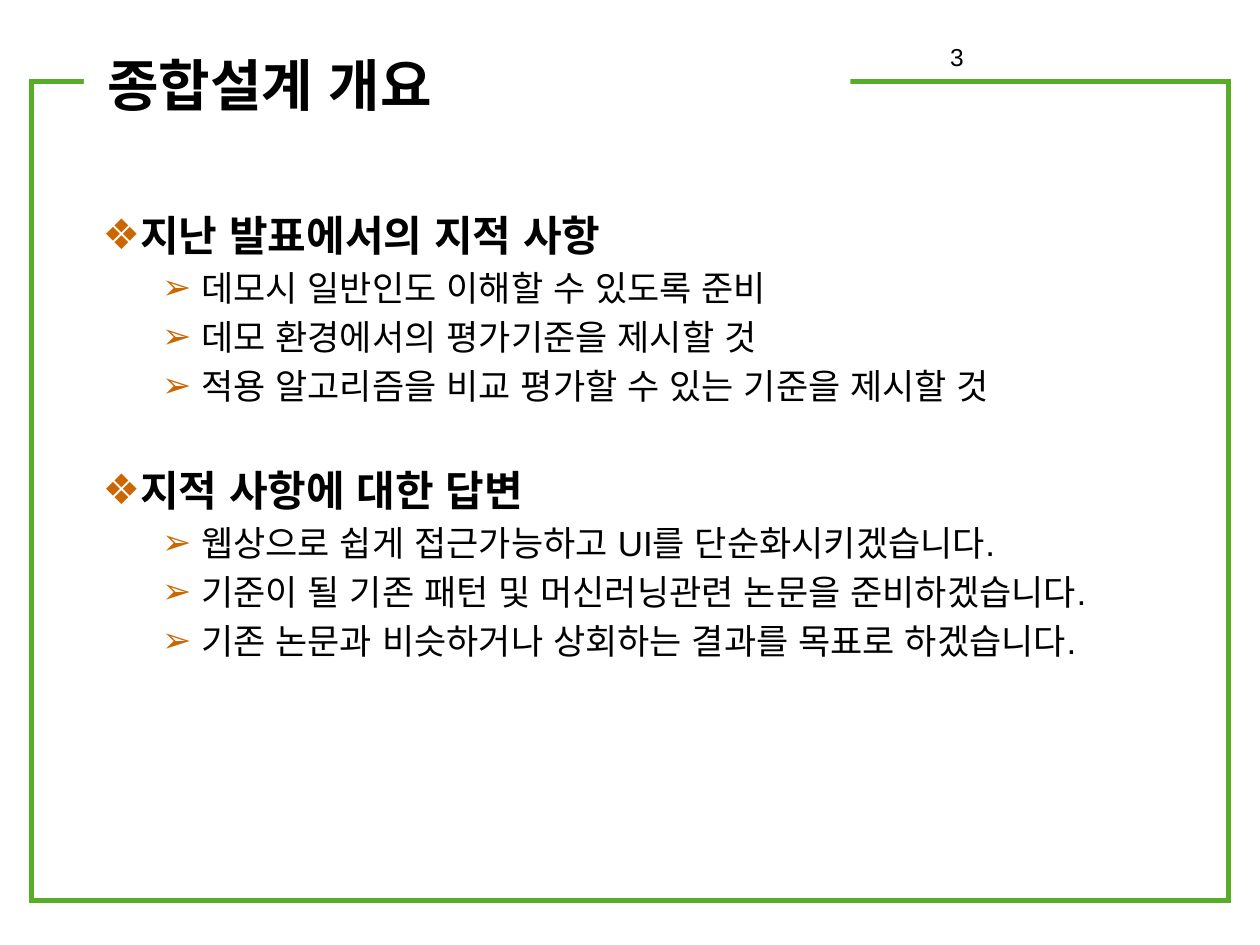
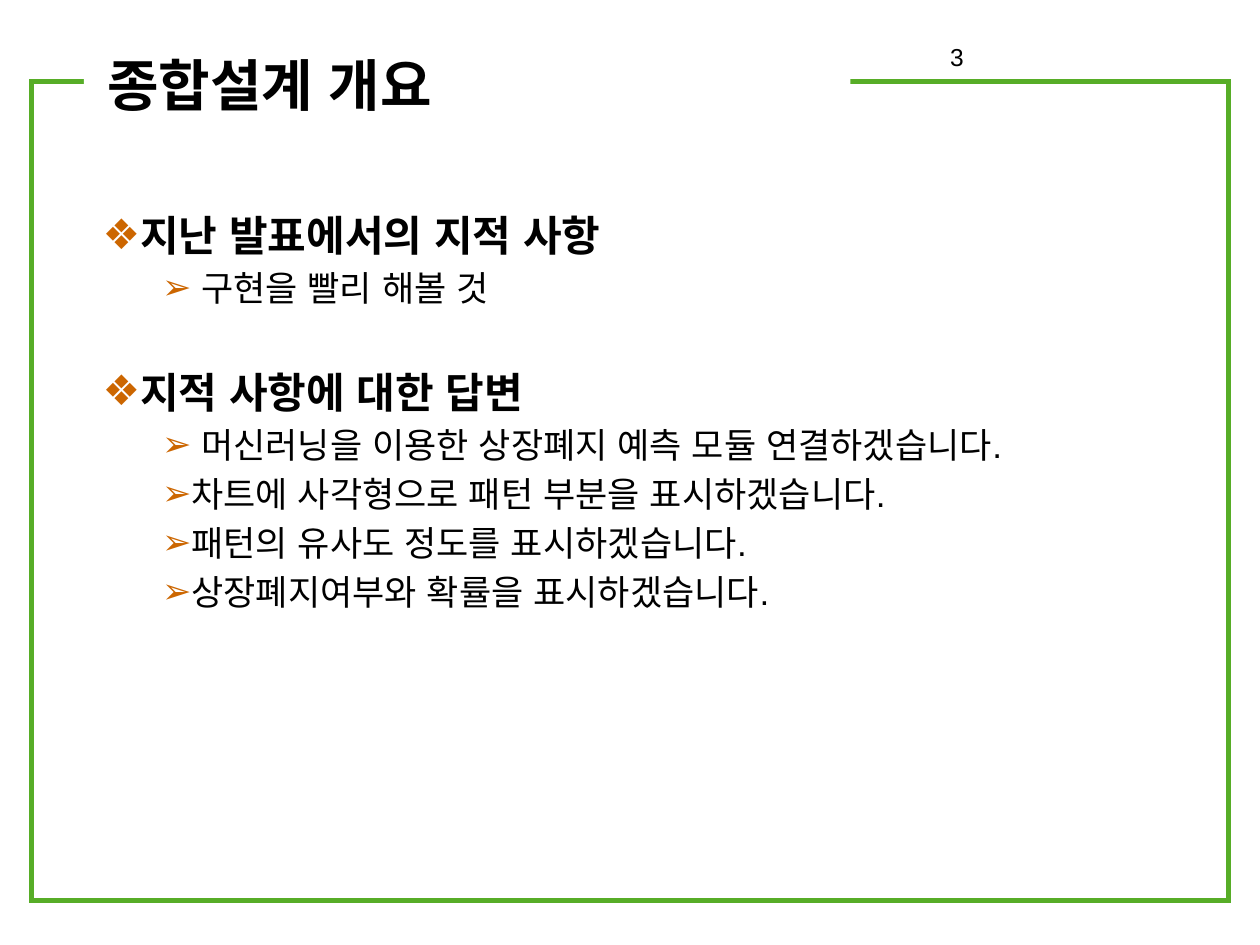
Before and after one commit to pj9039/FinalProject, a slide deck: slide 3 of 문서자료(계획서, 제안서)/3차발표_1-2(김민식,김동현, 박유선).pptx. Drawn at 1260x945 pixels with LibreOffice and Linux fonts; fonts in the diff are those of the drawing; background and template pictures are left out. Boxes give left, top, right and bottom in pixels: in the first picture for what was removed or moved away, otherwise in the second. Text is boxed around its words. In the diff, an @@ line names an element or a change of style, - is before the commit and + after.

```diff
--- a/문서자료(계획서, 제안서)/3차발표_1-2(김민식,김동현, 박유선).pptx
+++ b/문서자료(계획서, 제안서)/3차발표_1-2(김민식,김동현, 박유선).pptx
@@ text at <box>201,272,488,304</box>: text changed @@
-  ➢ 데모시 일반인도 이해할 수 있도록 준비
-  ➢ 데모 환경에서의 평가기준을 제시할 것
-  ➢ 적용 알고리즘을 비교 평가할 수 있는 기준을 제시할 것
+  ➢ 구현을 빨리 해볼 것
@@ text at <box>191,429,1002,608</box>: text changed @@
-  ➢ 웹상으로 쉽게 접근가능하고 UI를 단순화시키겠습니다.
-  ➢ 기준이 될 기존 패턴 및 머신러닝관련 논문을 준비하겠습니다.
-  ➢ 기존 논문과 비슷하거나 상회하는 결과를 목표로 하겠습니다.
+  ➢ 머신러닝을 이용한 상장폐지 예측 모듈 연결하겠습니다.
+  ➢ 차트에 사각형으로 패턴 부분을 표시하겠습니다.
+  ➢ 패턴의 유사도 정도를 표시하겠습니다.
+  ➢ 상장폐지여부와 확률을 표시하겠습니다.
```
Also in this commit, not shown: 3 other files.
